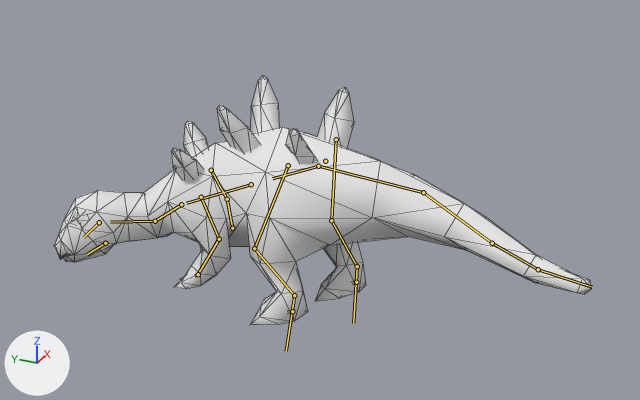
An edit to the FBX model Assets/Animations/DinoAnims/Toujangosaurus/Baby/Toujiangosaurus Baby Idle.fbx, drawn before and after from the same camera.
Before and after are seen from a 50 mm lens placed at (-131.0, 23.1, 78.2), pointed at (-12.7, 76.3, 19.1). Lighting does not change. The marker at lower left points along +X, +Y and +Z. Both versions are drawn at frame 280 of the action 'Armature|ArmatureAction'; the numbers are the values there. The bones that bend it are drawn over the model as lines. Mesh edges are drawn as thin lines.

The first picture shows 'Toujiangosaurus evo 1 baby'.
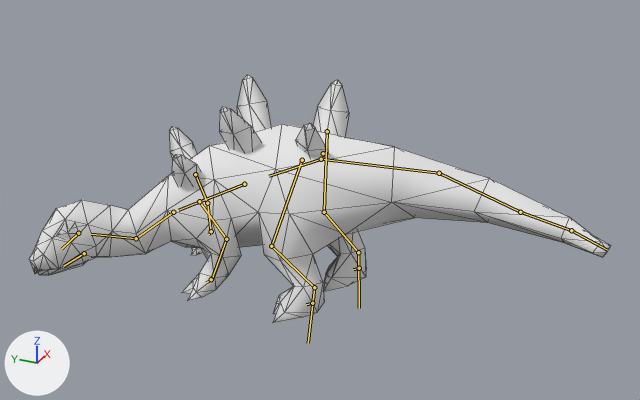
Edits to the bpy script that builds the scene:
```text
Change bone_bone_010:
    where bone_bone_010 = bpy.data.objects['Armature'].pose.bones['Bone.010']
    bone_bone_010.location: (87.5, 1.3, -7.3) -> (89.3, 1.4, -4.4)
    bone_bone_010.rotation_quaternion: (0.998, -0.046, -0.054, 0.002) -> (0.996, -0.05, 0.074, 0.009)  # degrees (-5, -6, 1) -> degrees (-6, 9, 1)
Change bone_bone_002:
    where bone_bone_002 = bpy.data.objects['Armature'].pose.bones['Bone.002']  # child of 'Bone.001'
    bone_bone_002.rotation_quaternion: (0.879, -0.445, -0.01, -0.174) -> (0.915, -0.4, 0.019, 0.04)  # degrees (-52, -10, -18) -> degrees (-47, 4, 3)
Change bone_bone_003:
    where bone_bone_003 = bpy.data.objects['Armature'].pose.bones['Bone.003']  # child of 'Bone.002'
    bone_bone_003.rotation_quaternion: (0.859, 0.31, 0.029, 0.405) -> (0.923, 0.371, 0.013, 0.106)  # degrees (35, -12, 47) -> degrees (43, -3, 12)
Change bone_bone_010_r_001:
    where bone_bone_010_r_001 = bpy.data.objects['Armature'].pose.bones['Bone.010.R.001']  # child of 'Bone.001'
    bone_bone_010_r_001.rotation_quaternion: (0.991, -0.071, -0.034, 0.11) -> (0.985, -0.127, -0.028, 0.11)  # degrees (-9, -3, 13) -> degrees (-15, -2, 13)
Change bone_bone_009:
    where bone_bone_009 = bpy.data.objects['Armature'].pose.bones['Bone.009']  # child of 'Bone.008'
    bone_bone_009.rotation_quaternion: (0.995, 0.069, 0.053, 0.045) -> (0.956, 0.114, 0.028, -0.27)  # degrees (8, 6, 6) -> degrees (12, 7, -31)
Change bone_bone_013_r:
    where bone_bone_013_r = bpy.data.objects['Armature'].pose.bones['Bone.013.R']
    bone_bone_013_r.location: (-13.1, 86.4, 10.7) -> (-9.4, 84.6, 10.5)
    bone_bone_013_r.rotation_quaternion: (0.989, -0.086, 0.014, 0.12) -> (0.966, -0.089, -0.011, 0.243)  # degrees (-10, 3, 14) -> degrees (-10, 1, 28)
Change bone_bone_013_l:
    where bone_bone_013_l = bpy.data.objects['Armature'].pose.bones['Bone.013.L']
    bone_bone_013_l.location: (-15.5, 80.5, 10.2) -> (-10.8, 81.9, 10.3)
    bone_bone_013_l.rotation_quaternion: (0.99, -0.14, -0.001, 0.026) -> (0.978, -0.139, -0.033, 0.15)  # degrees (-16, 0, 3) -> degrees (-16, -1, 18)
Change bone_bone_012_r_001:
    where bone_bone_012_r_001 = bpy.data.objects['Armature'].pose.bones['Bone.012.R.001']
    bone_bone_012_r_001.location: (-10.4, 73.9, 39.1) -> (-10.9, 71.3, 37.8)
    bone_bone_012_r_001.rotation_quaternion: (0.996, -0.058, 0.026, -0.066) -> (0.968, -0.053, -0.136, 0.204)  # degrees (-7, 2, -8) -> degrees (-9, -14, 25)
Change bone_bone_012_l_001:
    where bone_bone_012_l_001 = bpy.data.objects['Armature'].pose.bones['Bone.012.L.001']
    bone_bone_012_l_001.location: (-4.9, 77.4, 40.7) -> (-8.0, 80.0, 42.0)
    bone_bone_012_l_001.rotation_quaternion: (0.976, -0.182, 0.019, -0.115) -> (0.982, -0.176, -0.06, -0.014)  # degrees (-21, 0, -13) -> degrees (-20, -7, 0)
Change bone_bone_004:
    where bone_bone_004 = bpy.data.objects['Armature'].pose.bones['Bone.004']
    bone_bone_004.location: (-17.8, 83.6, 3.4) -> (-26.1, 80.8, 5.2)
    bone_bone_004.rotation_quaternion: (0.913, -0.311, 0.045, 0.26) -> (0.854, -0.195, -0.116, 0.468)  # degrees (-34, 14, 27) -> degrees (-26, -1, 58)
```

Pixel boxes (x1, y1, x2, y2) of what changed, in the pictures (640 x 400 px):
'Toujiangosaurus evo 1 baby', posed (8% wider): before (54, 75, 592, 325); after (29, 75, 611, 322)
bone 'Bone.010', root to tip: before (325, 161) to (325, 161); after (323, 153) to (323, 153)
bone 'Bone.002', root to tip: before (181, 204) to (155, 221); after (173, 212) to (136, 238)
bone 'Bone.003', root to tip: before (155, 221) to (110, 222); after (136, 238) to (91, 234)
bone 'Bone.010.R.001', root to tip: before (201, 197) to (219, 239); after (199, 201) to (226, 239)
bone 'Bone.009', root to tip: before (538, 269) to (592, 287); after (571, 230) to (607, 250)
bone 'Bone.013.R', root to tip: before (292, 311) to (287, 312); after (312, 303) to (306, 304)
bone 'Bone.013.L', root to tip: before (356, 282) to (351, 283); after (359, 268) to (353, 269)
bone 'Bone.012.R.001', root to tip: before (198, 274) to (194, 276); after (211, 279) to (206, 282)
bone 'Bone.012.L.001', root to tip: before (232, 228) to (230, 230); after (211, 231) to (208, 234)
bone 'Bone.004', root to tip: before (99, 222) to (83, 237); after (78, 233) to (61, 249)
